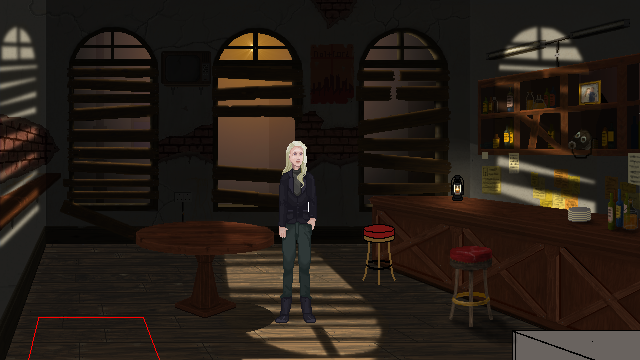
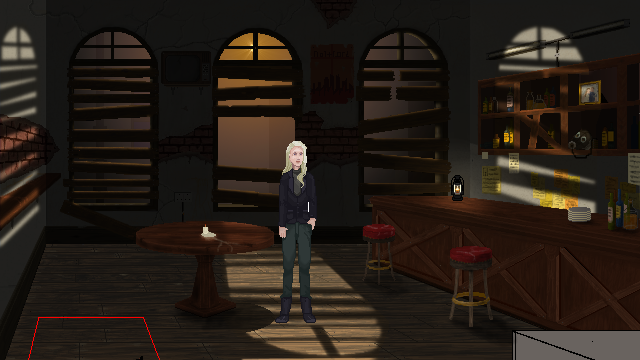
Two versions of the same layered image (640x360). Layer-by-layer changes:
painted on "shadowstool" over [362, 226, 414, 297]
added layer "Pasted Layer #3" in group "Layer Group" over [134, 226, 269, 360]
painted on "stuffontable" over [199, 224, 241, 253]
painted on "tableshadow" over [195, 228, 222, 246]
painted on "Stools" over [362, 224, 450, 297]
painted on "bar" over [400, 200, 622, 323]
